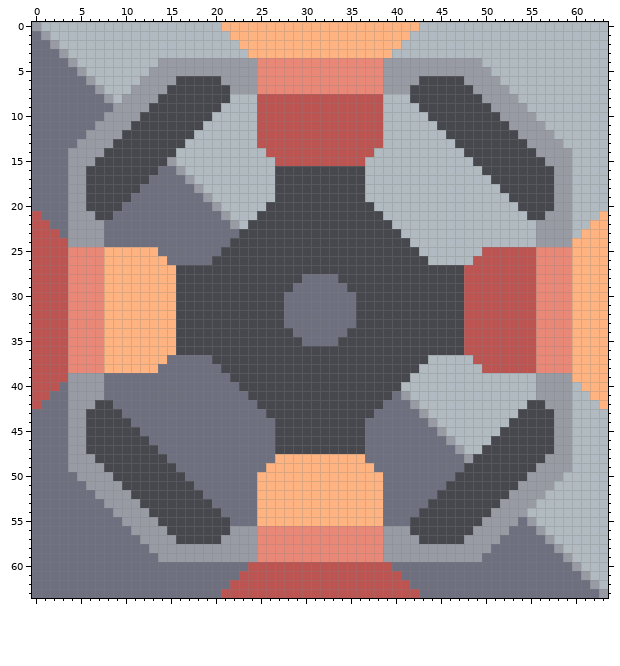
Edited in one commit: pixel-art sprite (sprites/blocks/production/advanced-vanilla/powderizer.png). The picture above was drawn from the file before the commit.
The file is 64x64 pixels.
Once edited:
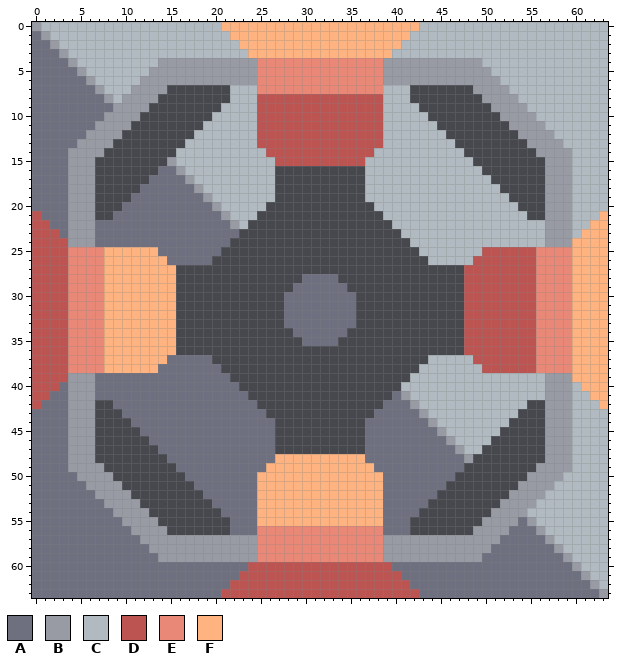
Palette (. is transparent): A #6e7080  B #989aa4  C #b0bac0  D #bc5452  E #ea8878  F #feb380
Edits made:
Colour B becomes colour A in rows 22 to 24 at x 7; in rows 39 to 41 at x 7; in row 56 at x 22 to 24 and 39 to 41.
The author put colour B in row 6 at x 16 to 20 and 43 to 47; in rows 16 to 20 at x 6 and 57; in rows 43 to 47 at x 6 and 57; in row 57 at x 16 to 20 and 43 to 47.
Colour B becomes colour C in row 7 at x 22 to 24 and 39 to 41; in rows 22 to 24 at x 56; in rows 39 to 41 at x 56.
Boxes around the changes in both pictures, in picture pixels (x1, y1, x2, y2):
changed: (176, 76, 257, 94)
changed: (383, 76, 464, 94)
changed: (86, 166, 104, 247)
changed: (536, 166, 554, 247)
changed: (86, 373, 104, 454)
changed: (536, 373, 554, 454)
changed: (176, 526, 257, 544)
changed: (383, 526, 464, 544)
